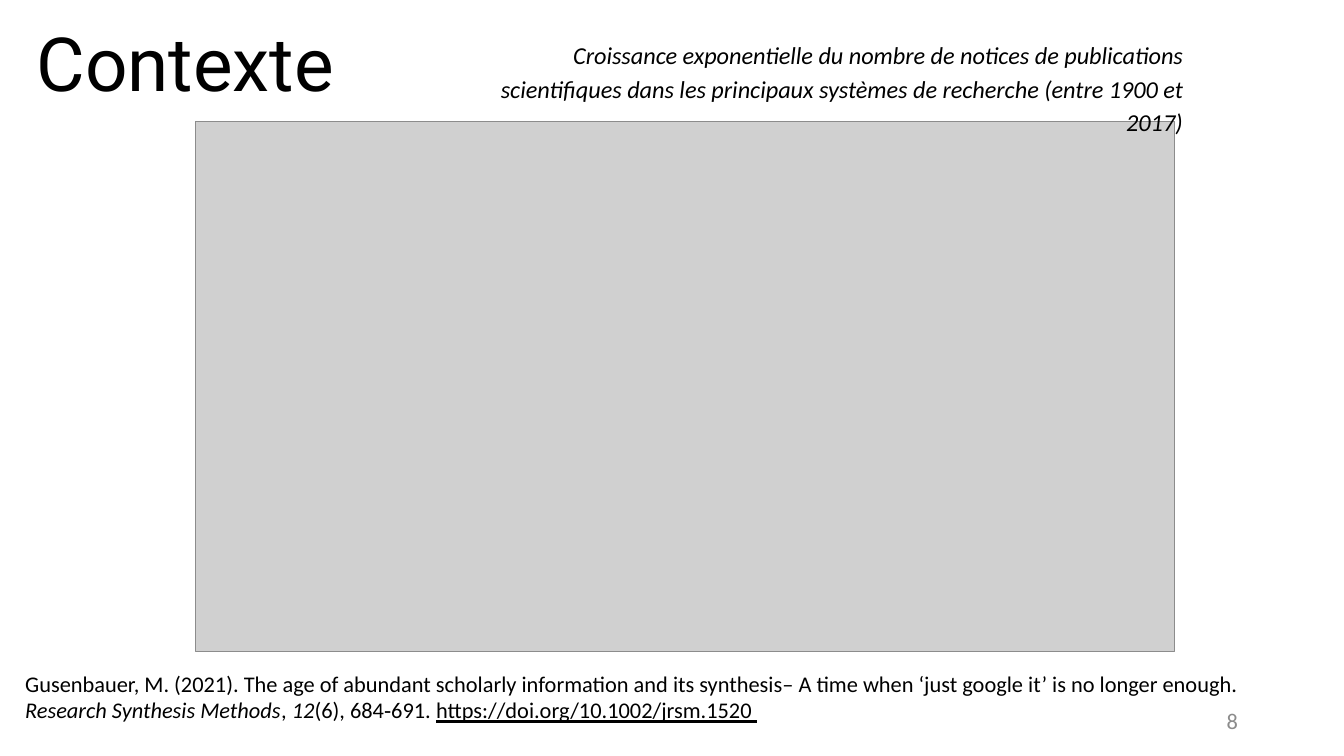
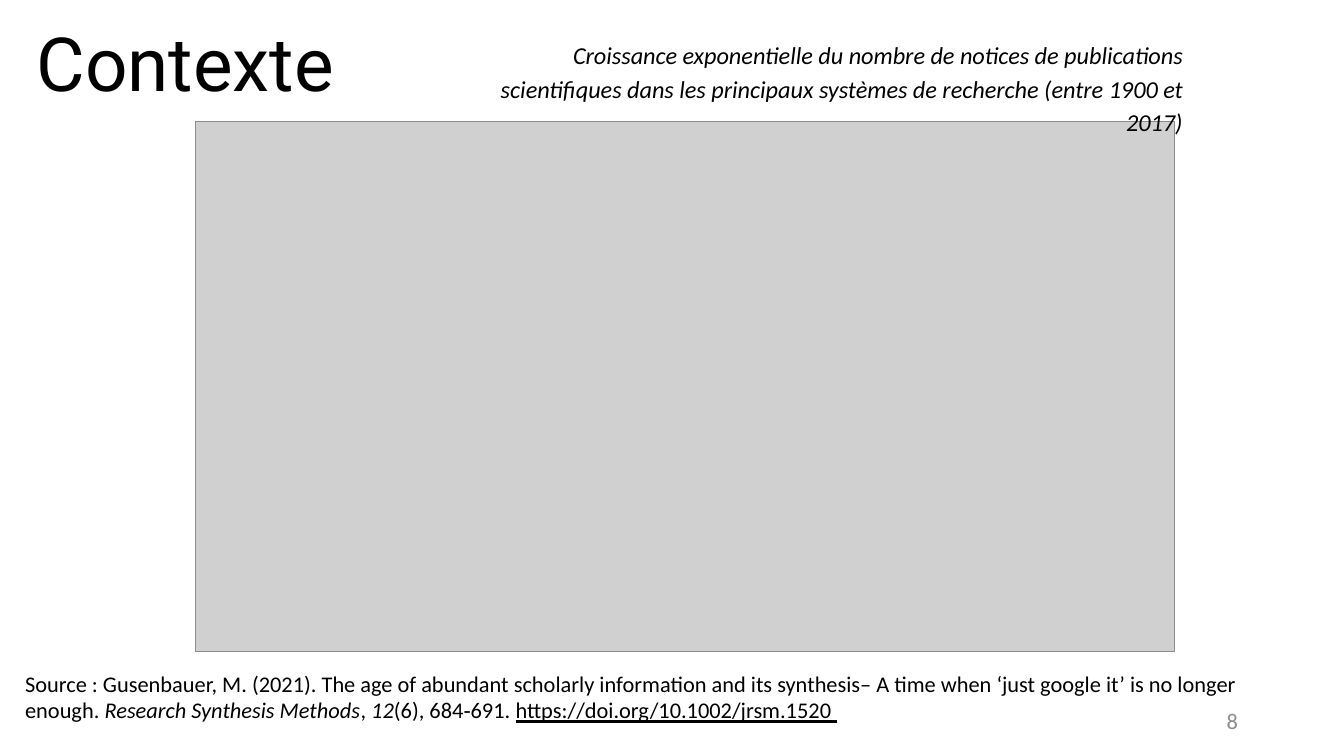
Before and after one commit to fflamerie/intro_revlit, a slide deck: slide 8 of docs/Intro_RevLit.odp. Drawn at 1344x756 pixels with LibreOffice and Linux fonts; fonts in the diff are those of the drawing; grey boxes stand for pictures. Boxes give left, top, right and bottom in pixels: in the first picture for what was removed or moved away, otherwise in the second. Text is boxed around its words. In the diff, an @@ line names an element or a change of style, - is before the commit and + after.

```diff
--- a/docs/Intro_RevLit.odp
+++ b/docs/Intro_RevLit.odp
@@ text at (x1=25, y1=676, x2=1235, y2=723): text changed @@
-Gusenbauer, M. (2021). The age of abundant scholarly information and its synthesis– A time when ‘just google it’ is no longer enough. Research Synthesis Methods, 12(6), 684‑691. https://doi.org/10.1002/jrsm.1520
+Source : Gusenbauer, M. (2021). The age of abundant scholarly information and its synthesis– A time when ‘just google it’ is no longer enough. Research Synthesis Methods, 12(6), 684‑691. https://doi.org/10.1002/jrsm.1520
```
Also in this commit, not shown: 32 other slides changed, 6 slides added, 5 slides removed, 11 other files.
